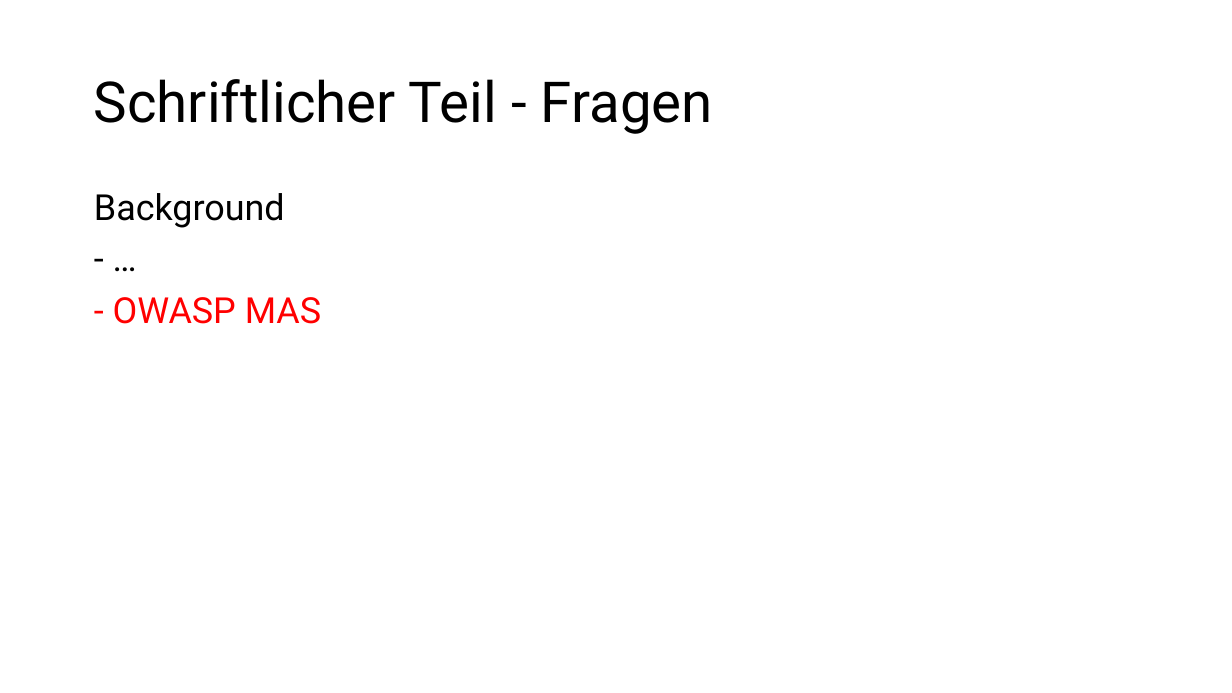
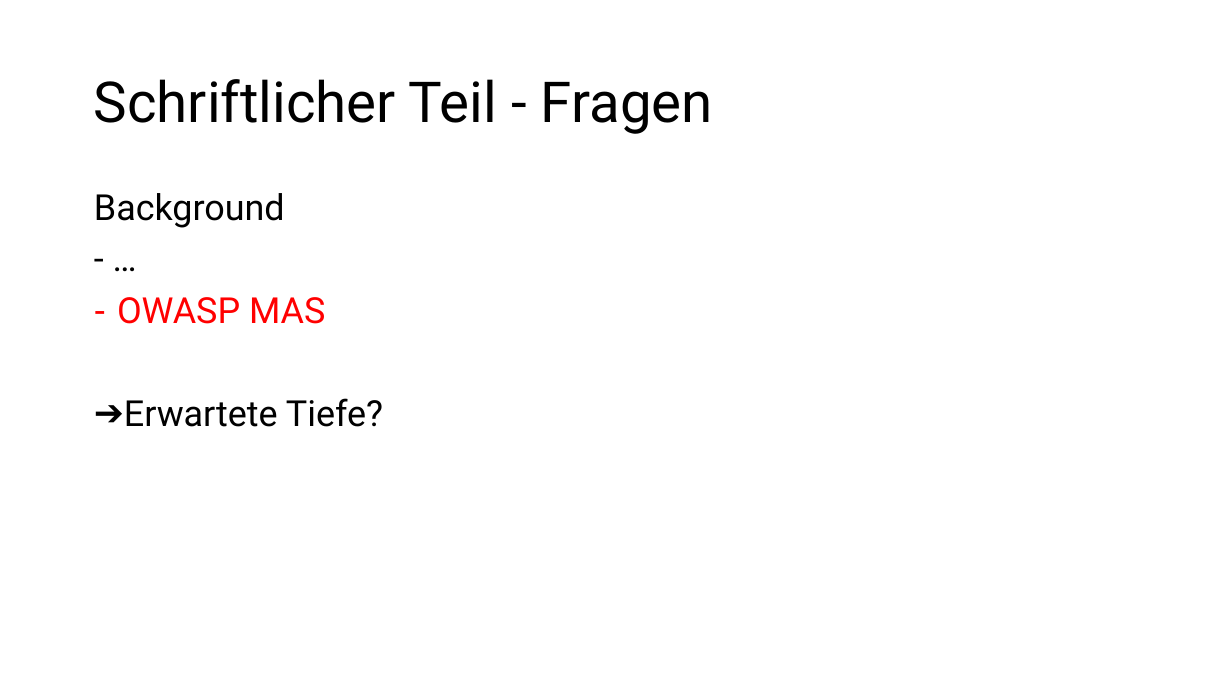
Before and after one commit to domi-cmd/Reference_Application_for_OWASP_MASTG, a slide deck: slide 5 of dev_documents/meetings/meeting_08/meeting_08.pptx. Drawn at 1232x693 pixels with LibreOffice and Linux fonts; fonts in the diff are those of the drawing. Boxes give left, top, right and bottom in pixels: in the first picture for what was removed or moved away, otherwise in the second. Text is boxed around its words. In the diff, an @@ line names an element or a change of style, - is before the commit and + after.

```diff
--- a/dev_documents/meetings/meeting_08/meeting_08.pptx
+++ b/dev_documents/meetings/meeting_08/meeting_08.pptx
@@ text at (117,297,383,427): text changed; text colour #FF0000 to #000000 @@
-- OWASP MAS
+– OWASP MAS
+➔ Erwartete Tiefe?
```
Also in this commit, not shown: 15 slides added, 5 other files.
